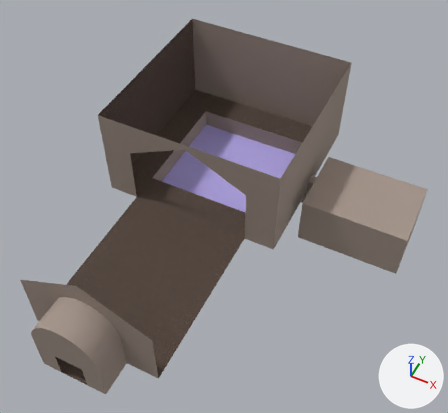
One commit to the FBX model Magic Library/Assets/Assets/Art/Meshes/RoomMesh.FBX: the scene before it, then after it.
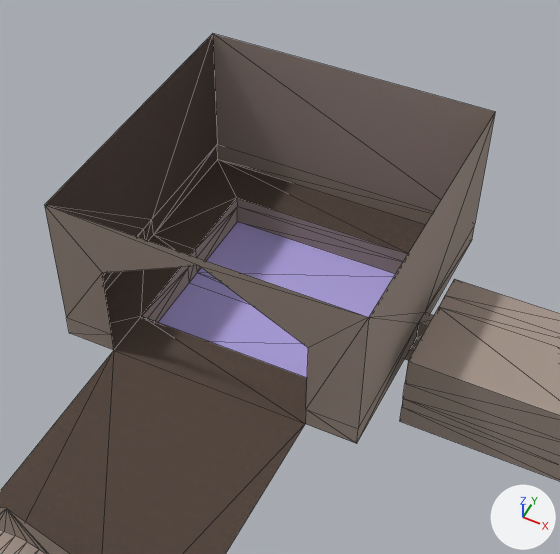
Each version appears first whole from a 50 mm camera at (41.7, -24.1, 92.1) aimed at (8.2, 42.8, 8.4), and next in a close-up on the part from 16% to 87% of the width and 0% to 75% of the height. The axes (+X, +Y, +Z) are drawn at lower right. The lights are the same throughout. The close-ups show mesh edges as thin lines. Where no turn or scale is listed for an object, it has been applied to the vertices.

In view in the first close-up: 'RoomMesh'.
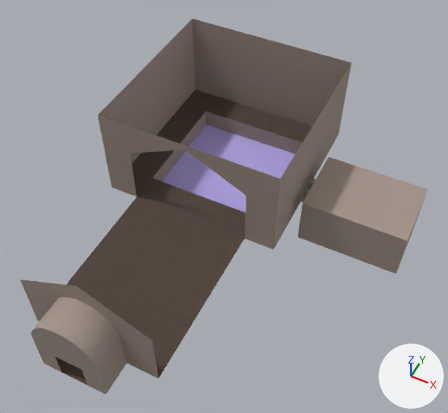
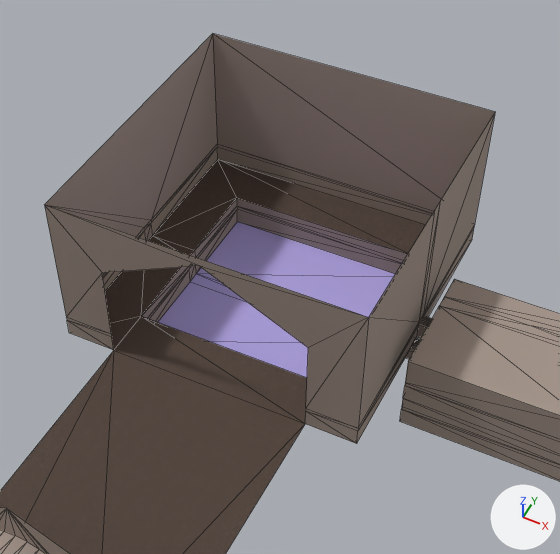
Pixel boxes [x1, y1, x2, y2] of what changed, in the close-ups (560 x 554 px):
part 1 of me_mesh, built on
    both: [45, 34, 560, 481]
part 2 of me_mesh, surface changed
    both: [45, 160, 395, 415]
part 3 of me_mesh, recoloured (black to grey)
    both: [45, 35, 212, 219]

The change, as a diff of the scene's bpy script:
```diff
--- a/Magic Library/Assets/Assets/Art/Meshes/RoomMesh.FBX.py
+++ b/Magic Library/Assets/Assets/Art/Meshes/RoomMesh.FBX.py
@@ me_mesh @@
 # used by ob_roommesh; location = (0.0, 0.0, 0.0)
-me_mesh.from_pydata(...)  # 148 vertices, 274 faces; spans x -18.0..40.0, y 6.0..80.0, z -4.0..19.0
+me_mesh.from_pydata(...)  # 230 vertices, 438 faces; spans x -18.0..40.0, y 6.0..80.0, z -4.0..19.0
+# me_mesh part 1
+# 39 vertices are removed from x -18.0..40.0, y 44.0..80.0, z -1.5..6.0
+# 139 faces are deleted
+# 8 vertices in x -18.0..40.0, y 61.0, z -4.0..0.0 move by (0.0, 0.2, 0.0)
+# 7 vertices in x -18.0..40.0, y 63.0, z -4.0..0.0 move by (0.0, -0.2, 0.0)
+# 6 vertices move from x -18.0..40.0, y 63.0, z -1.5..6.0 to x -18.0..40.0, y 62.8..66.0, z -1.9..6.0
+# 50 vertices are added at x 12.0..40.0, y 61.2..62.8, z -1.8..19.0
+# 29 new vertices lie (0.0, 0.0, 2.1) away from vertices in x -18.0..40.0, y 44.0..80.0, z -4.0..2.5
+# 29 new vertices lie (0.0, 0.0, 0.5) away from vertices in x -18.0..40.0, y 44.0..80.0, z -1.9..2.1
+# 8 new vertices lie (0.0, 9.2, 0.0) away from vertices in x 20.0..40.0, y 52.0, z 0.0..6.0
+# 5 new vertices lie (0.0, 1.6, 0.0) away from vertices in x 12.0..40.0, y 61.0..61.2, z 0.0..6.0
+# 300 new faces join them, mat_02___default (its picture is missing)
+# 3 new faces join them, mat_01___default (picture img_wood_planks_fantasy_nailed_basecolor_png)
+# me_mesh part 2: 135 kept faces spanning x -18.0..40.0, y 6.0..80.0, z -4.0..19.0 get new texture (UV) coordinates
+# me_mesh part 3: 1 face spanning x -18.0, y 44.0..80.0, z 2.6..19.0 switches from mat_01___default (picture img_wood_planks_fantasy_nailed_basecolor_png) to mat_02___default (its picture is missing)
 me_mesh.materials.append(mat_02___default)
```
